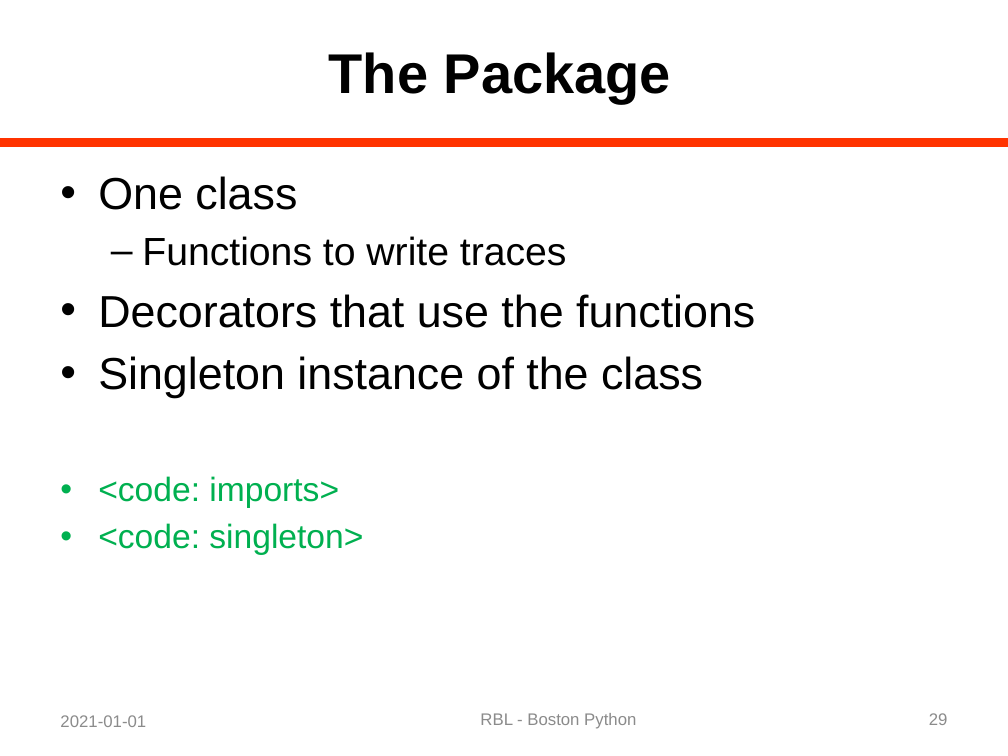
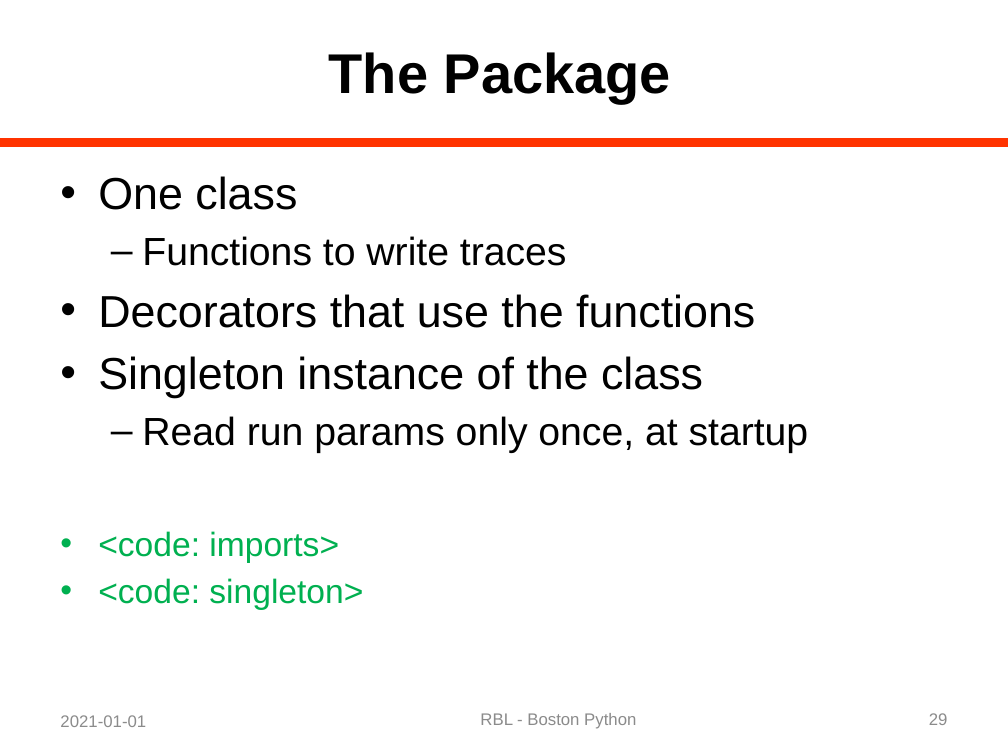
Before and after one commit to rblandau/NewTrace, a slide deck: slide 29 of docs/OfflineDebugging/A Dinosaur and a Python 02.pptx. Drawn at 1008x756 pixels with LibreOffice and Linux fonts; fonts in the diff are those of the drawing. Boxes give left, top, right and bottom in pixels: in the first picture for what was removed or moved away, otherwise in the second. Text is boxed around its words. In the diff, an @@ line names an element or a change of style, - is before the commit and + after.

```diff
--- a/docs/OfflineDebugging/A Dinosaur and a Python 02.pptx
+++ b/docs/OfflineDebugging/A Dinosaur and a Python 02.pptx
@@ text at bbox=[142, 416, 809, 453]: paragraph added @@
+  – Read run params only once, at startup
```
Also in this commit, not shown: 7 other slides changed, 3 other files.
